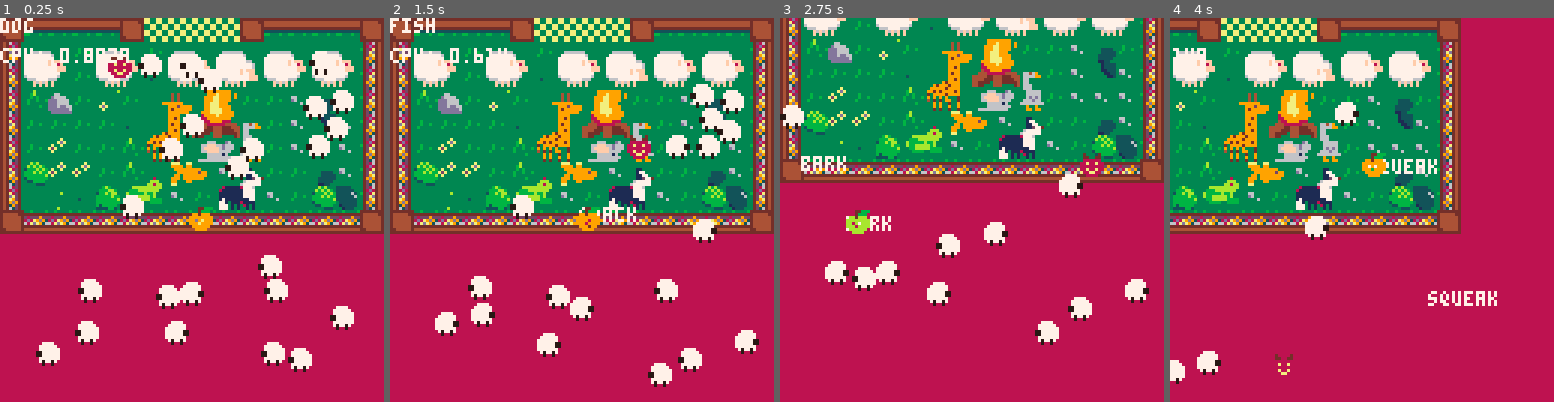
Above: before the commit, frames 1-4 (left to right).
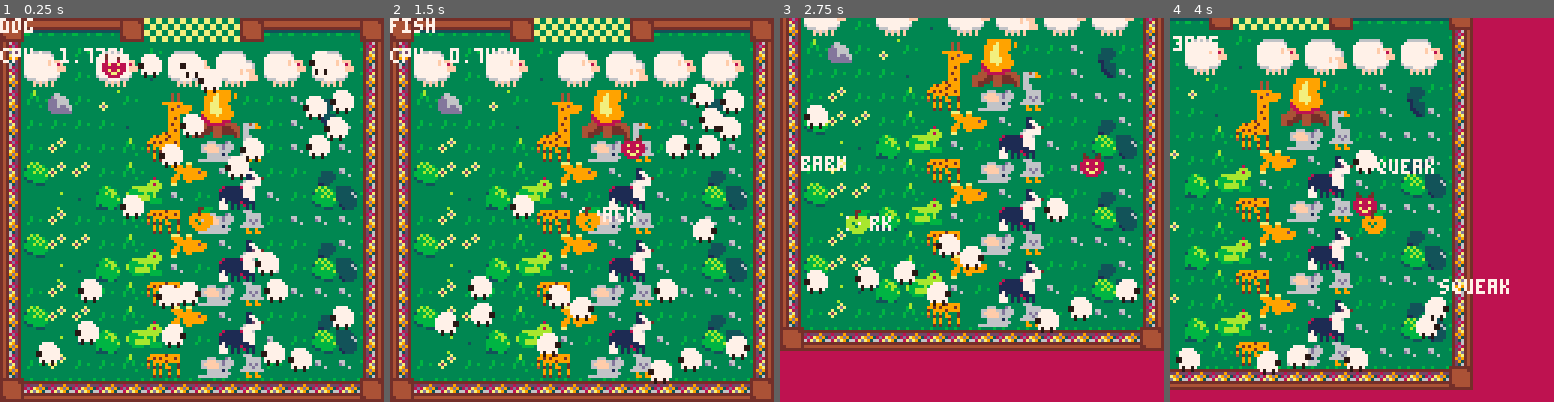
Above: after the commit, the same moments.

Repository: kitasuna/sheepdoggin
Game: PICO-8 cartridge sheepdoggin.p8
Same seed, same stepped clock (60 frames per second), same inputs: the game is played once before the commit and once after it.
Inputs:
- Up to frame 1 (0.25 s): no input
- Up to frame 2 (1.5 s): tap O (Z key) at 0.33, 0.7, 1.43 s; tap X (X key) at 1.07 s
- Up to frame 3 (2.75 s): hold Left 1.97-2.37 s; tap X (X key) at 2.07, 2.4, 2.73 s; tap O (Z key) at 2.22 s; hold Down from 2.42 s (still down)
- Up to frame 4 (4 s): release Down at 2.82 s; hold Right 2.87-3.53 s; tap X (X key) at 3.07, 3.4, 3.73 s; tap O (Z key) at 3.1, 3.98 s; hold Up from 3.58 s (still down)

The runs differ from the first frame. In frame 1, 46% of the frame differs, in the area x 0-100%, y 7-100%; in frame 2, 46%; in frame 3, 47%; in frame 4, 59%, in the area x 0-89%, y 0-97%.

Commit message:
Border collisions!

Diff:
--- a/_game.lua
+++ b/_game.lua
@@ -1,3 +1,6 @@
+MAP_WIDTH = 128
+MAP_HEIGHT = 128
+
 function update_game(dt)
   player:update()
   sheep_mgr:update(dt)
@@ -19,7 +22,7 @@
       sheep_to_wait(sheep)
     end
   end
-  physics:bodyBodyCollisions(merge(sheep_mgr.sheep, {player, enemy}))
+  physics:resolveCollisions(merge(sheep_mgr.sheep, {player, enemy}))
 end
 
 function draw_game()
--- a/camerafollow.lua
+++ b/camerafollow.lua
@@ -4,8 +4,8 @@
  cam_y=player.y-64
 
  --do not move camera outside borders
- cam_x=mid(0,cam_x,128)
- cam_y=mid(0,cam_y,128)
+ cam_x=mid(0,cam_x,MAP_WIDTH)
+ cam_y=mid(0,cam_y,MAP_HEIGHT)
 
 
  camera(cam_x,cam_y)
--- a/physics.lua
+++ b/physics.lua
@@ -86,12 +86,29 @@
 end
 
 -- Returns response vector for the body. The body must respect it.
-function Physics:mapCollision(body)
-  -- TODO: I'm starting with square square collision here because it's easier.
-  -- We can do circle square later if we have time.
-  local tiles = self:getCollidingTiles(body)
-  for tile in all(tiles) do
+function Physics:mapCollision(body, intention)
+  -- TODO: Doing this MVP first:
+  --  1. DONE: Only border collision.
+  --  2. Treat body as a square, so easy square-square collision with tiles.
+  --  3. If we have time, circle-square collision with tiles.
+  local origCirc = body:collisionCirc()
+  -- Pretend to apply the body-body collision reaction and start from there.
+  local candidatePos = v2(origCirc.center.x, origCirc.center.y) + intention
+  local margin = 8 + origCirc.radius
+  if candidatePos.x < margin then
+    candidatePos.x = margin
+  elseif candidatePos.x > MAP_WIDTH - margin then
+    candidatePos.x = MAP_WIDTH - margin
   end
+
+  if candidatePos.y < margin then
+    candidatePos.y = margin
+  elseif candidatePos.y > MAP_HEIGHT - margin then
+    candidatePos.y = MAP_HEIGHT - margin
+  end
+
+  -- Find the reaction from all the map collision.
+  return candidatePos - origCirc.center
 end
 
 --[[
@@ -103,9 +120,9 @@
 - resolve(Vec2) -> nil
   - Updates the object to actually move by Vec2 amount.
   - TODO: Should this also include the intended vec?
+  - TODO: Differing weights? Layers?
 ]]
--- TODO: Map collision
-function Physics:bodyBodyCollisions(bodies)
+function Physics:resolveCollisions(bodies)
   -- Probably just do a stupid n^2 approach for now. Scan through the list,
   -- higher things will move first and have priority.
   -- TODO: Maybe group by priority first? Or have the caller pass a list of
@@ -133,17 +150,23 @@
 
   -- resolve collisions and intentions
   for bodyI=1,#bodies do
+    local body = bodies[bodyI]
+
+    local bodyBodyReaction
     local collisions = bodyCollisions[bodyI]
-    local body = bodies[bodyI]
     if not collisions then
-      body:resolve(body:intention())
+      bodyBodyReaction = body:intention()
     else
       -- NOTE: We're mutating the collisions array here.
       add(collisions, body:intention())
       -- TODO: Actually, probably want to weight intention less strongly and
       -- collisions more strongly?
-      local average = averageVecs(collisions)
-      body:resolve(average)
+      bodyBodyReaction = averageVecs(collisions)
     end
+
+    -- Map collision is checked last because it is the most strict (map tiles
+    -- never move and should never allow an intrusion).
+    local mapCollisionReaction = self:mapCollision(body, bodyBodyReaction)
+    body:resolve(mapCollisionReaction)
   end
 end
--- a/physicstest.lua
+++ b/physicstest.lua
@@ -75,7 +75,7 @@
   for body in all(self.dummies) do
     add(bodies, body)
   end
-  self.physics:bodyBodyCollisions(bodies)
+  self.physics:resolveCollisions(bodies)
 end
 
 function physicstest:draw()
--- a/player.lua
+++ b/player.lua
@@ -52,15 +52,15 @@
             end
             if (btnp(5)) new_bark(self.x + self.dx, self.y + self.dy, 4, 4, self.sound*self.dx, self.sound*self.dy)
             local i, j=1, 1
-            while(objects[i]) do
-                if objects[i]:update() then
+            while(barks[i]) do
+                if barks[i]:update() then
                     if i != j then
-                        objects[j] = objects[i]
-                        objects[i] = nil
+                        barks[j] = barks[i]
+                        barks[i] = nil
                     end
                     j += 1
                 else
-                    objects[i] = nil
+                    barks[i] = nil
                 end
                 i += 1
             end
@@ -126,8 +126,8 @@
         end,
 
         draw = function(self)
-            for b in all(objects) do
-                b:draw()
+            for bark in all(barks) do
+                bark:draw()
             end
             print(player.mask, 0, 0, 3)
         end,
@@ -161,7 +161,7 @@
     }
 
 -- handling barks
-objects = {}
+barks = {}
 function bark_draw(o)
     print(o.text, o.x, o.y, 3)
 end
@@ -183,6 +183,6 @@
         text = player.text,
         draw = bark_draw
     }
-    add(objects, b)
+    add(barks, b)
     return b
 end
--- a/sheepdoggin.p8
+++ b/sheepdoggin.p8
@@ -275,4 +275,11 @@
 7441524141423536090a11414646467500000000000000000000000000000000000000000000000000000000000000000000000000000000000000000000000000000000000000000000000000000000000000000000000000000000000000000000000000000000000000000000000000000000000000000000000000000000
 74445252404204292a462e414149467500000000000000000000000000000000000000000000000000000000000000000000000000000000000000000000000000000000000000000000000000000000000000000000000000000000000000000000000000000000000000000000000000000000000000000000000000000000
 7454435045131446413d3e4641445a7500000000000000000000000000000000000000000000000000000000000000000000000000000000000000000000000000000000000000000000000000000000000000000000000000000000000000000000000000000000000000000000000000000000000000000000000000000000
+7441524141423536090a11414646467500000000000000000000000000000000000000000000000000000000000000000000000000000000000000000000000000000000000000000000000000000000000000000000000000000000000000000000000000000000000000000000000000000000000000000000000000000000
+74445252404204292a462e414149467500000000000000000000000000000000000000000000000000000000000000000000000000000000000000000000000000000000000000000000000000000000000000000000000000000000000000000000000000000000000000000000000000000000000000000000000000000000
+7454435045131446413d3e4641445a7500000000000000000000000000000000000000000000000000000000000000000000000000000000000000000000000000000000000000000000000000000000000000000000000000000000000000000000000000000000000000000000000000000000000000000000000000000000
+7441524141423536090a11414646467500000000000000000000000000000000000000000000000000000000000000000000000000000000000000000000000000000000000000000000000000000000000000000000000000000000000000000000000000000000000000000000000000000000000000000000000000000000
+74445252404204292a462e414149467500000000000000000000000000000000000000000000000000000000000000000000000000000000000000000000000000000000000000000000000000000000000000000000000000000000000000000000000000000000000000000000000000000000000000000000000000000000
+7454435045131446413d3e4641445a7500000000000000000000000000000000000000000000000000000000000000000000000000000000000000000000000000000000000000000000000000000000000000000000000000000000000000000000000000000000000000000000000000000000000000000000000000000000
+7441524141423536090a11414646467500000000000000000000000000000000000000000000000000000000000000000000000000000000000000000000000000000000000000000000000000000000000000000000000000000000000000000000000000000000000000000000000000000000000000000000000000000000
 7173737373737373737373737373737100000000000000000000000000000000000000000000000000000000000000000000000000000000000000000000000000000000000000000000000000000000000000000000000000000000000000000000000000000000000000000000000000000000000000000000000000000000
